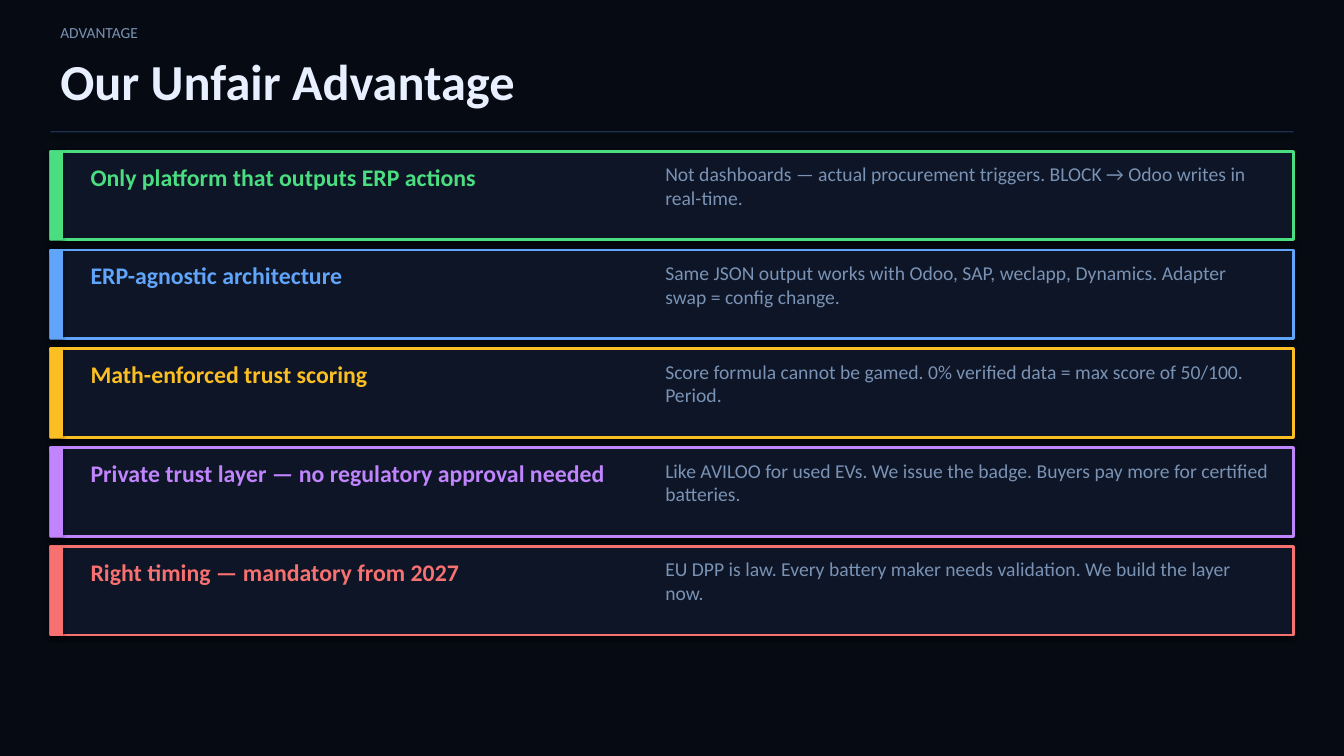
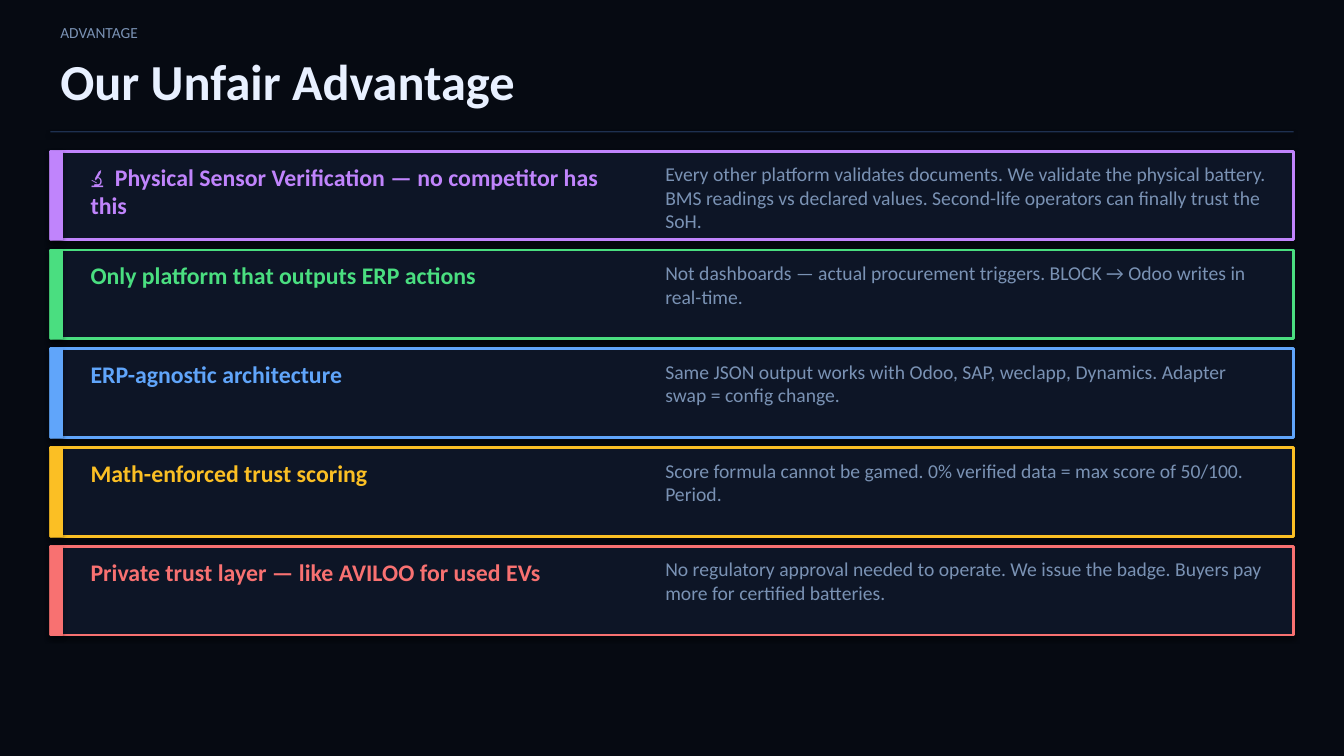
Before and after one commit to nishankvie/battery-dpp, a slide deck: slide 11 of VeriCell_Pitch_Deck.pptx. Drawn at 1344x756 pixels with LibreOffice and Linux fonts; fonts in the diff are those of the drawing. Boxes give left, top, right and bottom in pixels: in the first picture for what was removed or moved away, otherwise in the second. Text is boxed around its words. In the diff, an @@ line names an element or a change of style, - is before the commit and + after.

```diff
--- a/VeriCell_Pitch_Deck.pptx
+++ b/VeriCell_Pitch_Deck.pptx
@@ rectangle at (50, 151, 1294, 240): outline #4ADE80 2 pt to #C084FC 2 pt @@
@@ rectangle at (50, 151, 63, 240): fill #4ADE80 to #C084FC; outline #4ADE80 0.75 pt to #C084FC 0.75 pt @@
@@ text added at (91, 169, 598, 214), 17 pt, text #C084FC, bold @@
+🔬 Physical Sensor Verification — no competitor has this
@@ text added at (665, 167, 1265, 228), 14 pt, text #7A92B4 @@
+Every other platform validates documents. We validate the physical battery. BMS readings vs declared values. Second-life operators can finally trust the SoH.
@@ rectangle at (50, 250, 1294, 339): outline #60A5FA 2 pt to #4ADE80 2 pt @@
@@ rectangle at (50, 250, 63, 339): fill #60A5FA to #4ADE80; outline #60A5FA 0.75 pt to #4ADE80 0.75 pt @@
@@ rectangle at (50, 349, 1294, 438): outline #FBBF24 2 pt to #60A5FA 2 pt @@
@@ rectangle at (50, 349, 63, 438): fill #FBBF24 to #60A5FA; outline #FBBF24 0.75 pt to #60A5FA 0.75 pt @@
@@ 6 texts: place and size @@
-6 texts at (91, 167, 1246, 402)
+6 texts at (91, 266, 1246, 501)
@@ rectangle at (50, 448, 1294, 536): outline #C084FC 2 pt to #FBBF24 2 pt @@
@@ rectangle at (50, 448, 63, 536): fill #C084FC to #FBBF24; outline #C084FC 0.75 pt to #FBBF24 0.75 pt @@
@@ text removed at (91, 465, 604, 486) @@
-Private trust layer — no regulatory approval needed
@@ text removed at (665, 464, 1267, 501) @@
-Like AVILOO for used EVs. We issue the badge. Buyers pay more for certified batteries.
@@ text at (91, 564, 540, 585): text changed @@
-Right timing — mandatory from 2027
+Private trust layer — like AVILOO for used EVs
@@ text at (665, 562, 1261, 600): text changed @@
-EU DPP is law. Every battery maker needs validation. We build the layer now.
+No regulatory approval needed to operate. We issue the badge. Buyers pay more for certified batteries.
```
Also in this commit, not shown: 3 other slides changed, 1 slide added, 1 slide removed, 9 other files.
